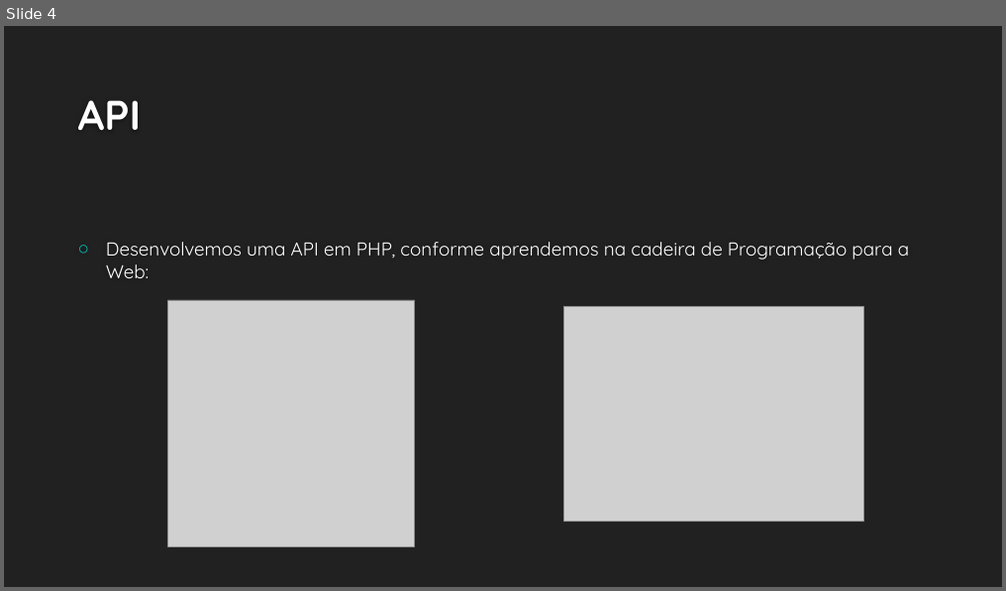
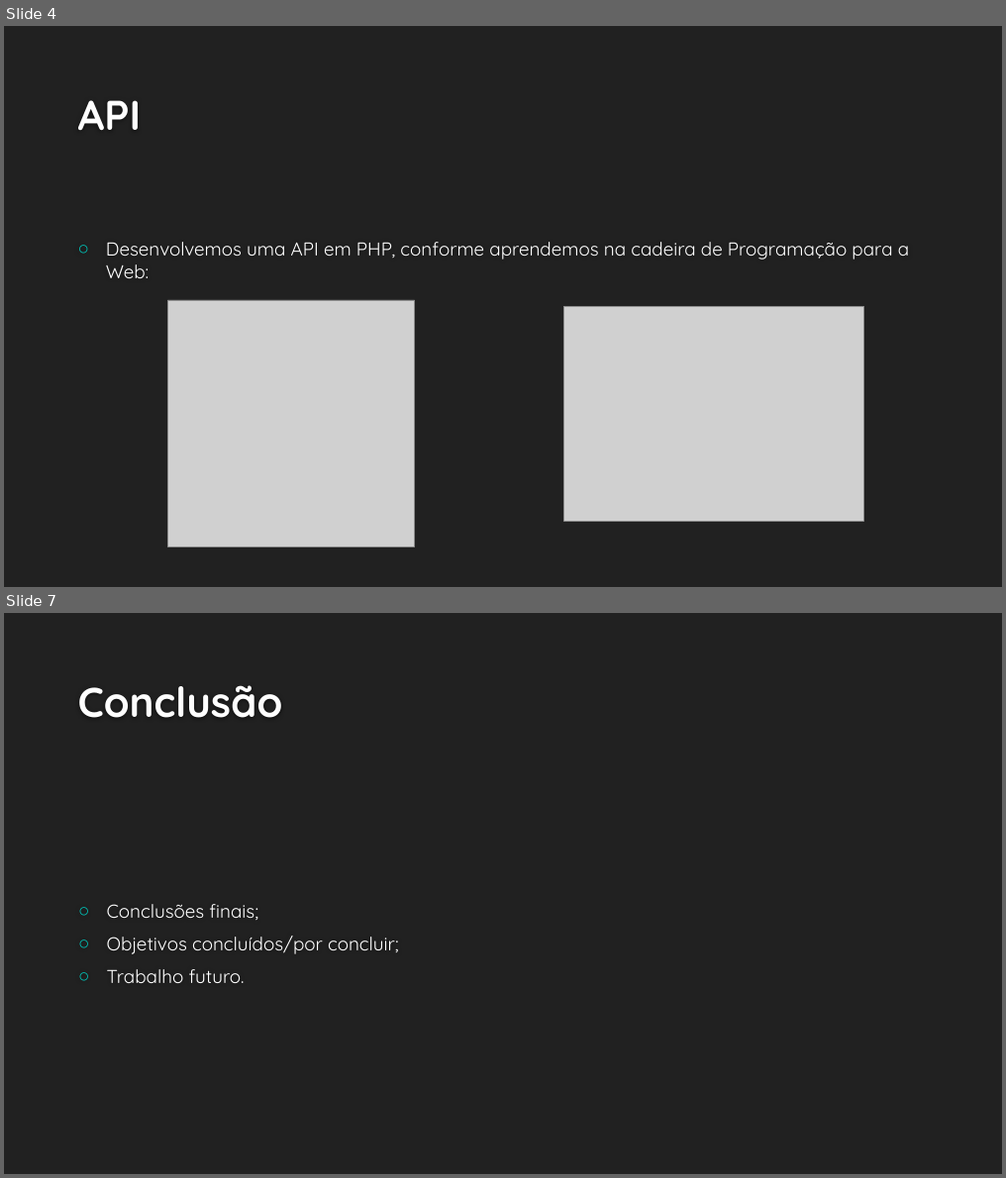
Before and after one commit to nicerinno/HardwareHamlet, a slide deck: Apresentacao HardwareHamlet.pptx. Shown one above the other, each under a label of ours: slide 4 before the commit, slides 4 and 7 after it; the slides between them are not shown. The pictures are 1006x591 and 1006x1178 pixels, drawn with LibreOffice and Linux fonts; fonts in the diff are those of the drawing; grey boxes stand for pictures; background and template pictures are left out. Boxes give left, top, right and bottom in pixels: in the first picture for what was removed or moved away, otherwise in the second. Text is boxed around its words. In the diff, an @@ line names an element or a change of style, - is before the commit and + after.

```diff
--- a/Apresentacao HardwareHamlet.pptx
+++ b/Apresentacao HardwareHamlet.pptx
@@ slide 7 added at <box>4,613,1002,1174</box>, background #212121 @@
@@ title added at <box>78,685,283,718</box>, 40 pt, text #FEFEFE, bold @@
+Conclusão
@@ text added at <box>107,904,399,983</box>, 18 pt, text #FFFFFF @@
+○ Conclusões finais;
+○ Objetivos concluídos/por concluir;
+○ Trabalho futuro.
```
Also in this commit, not shown: 2 other slides added, 2 slides removed.
